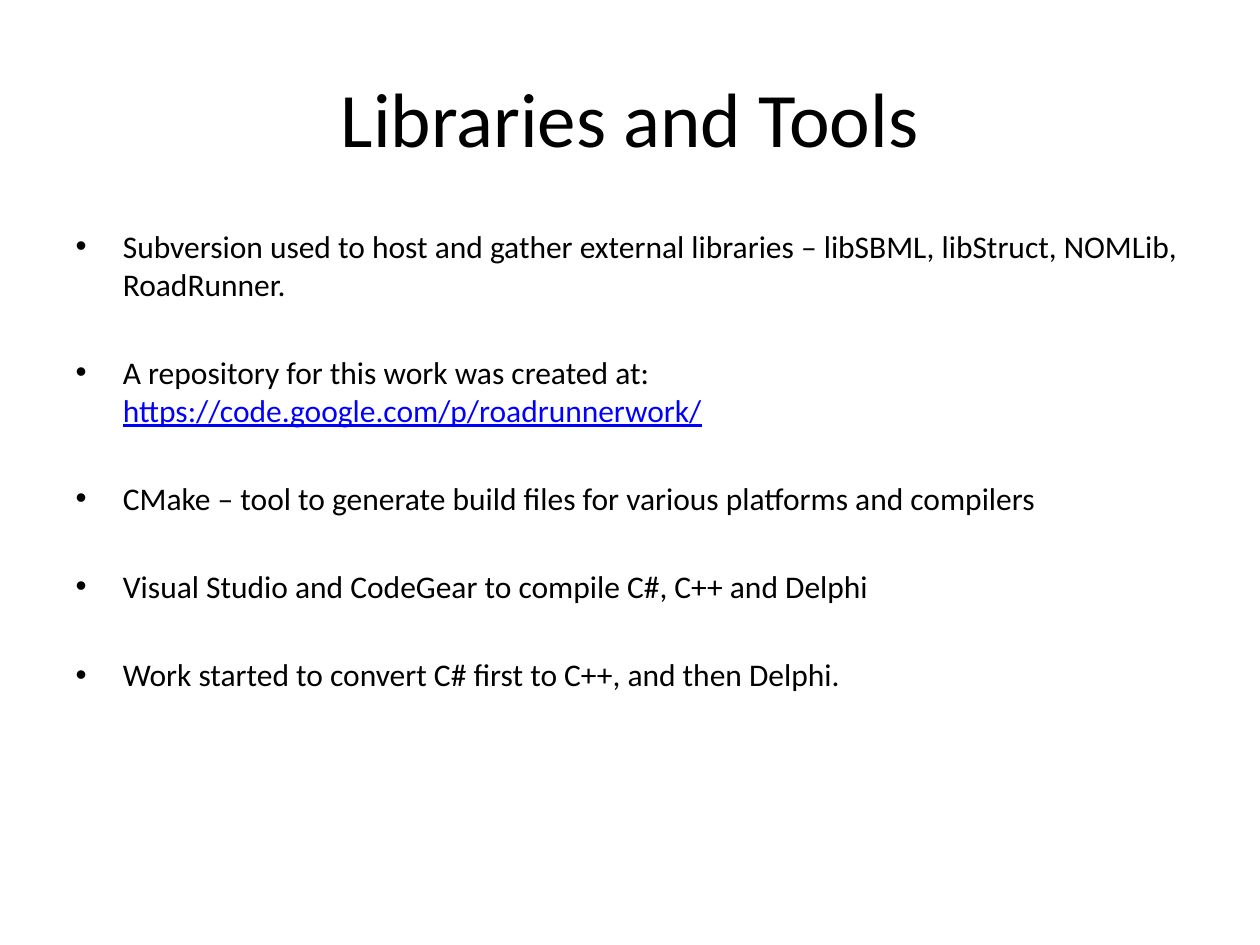
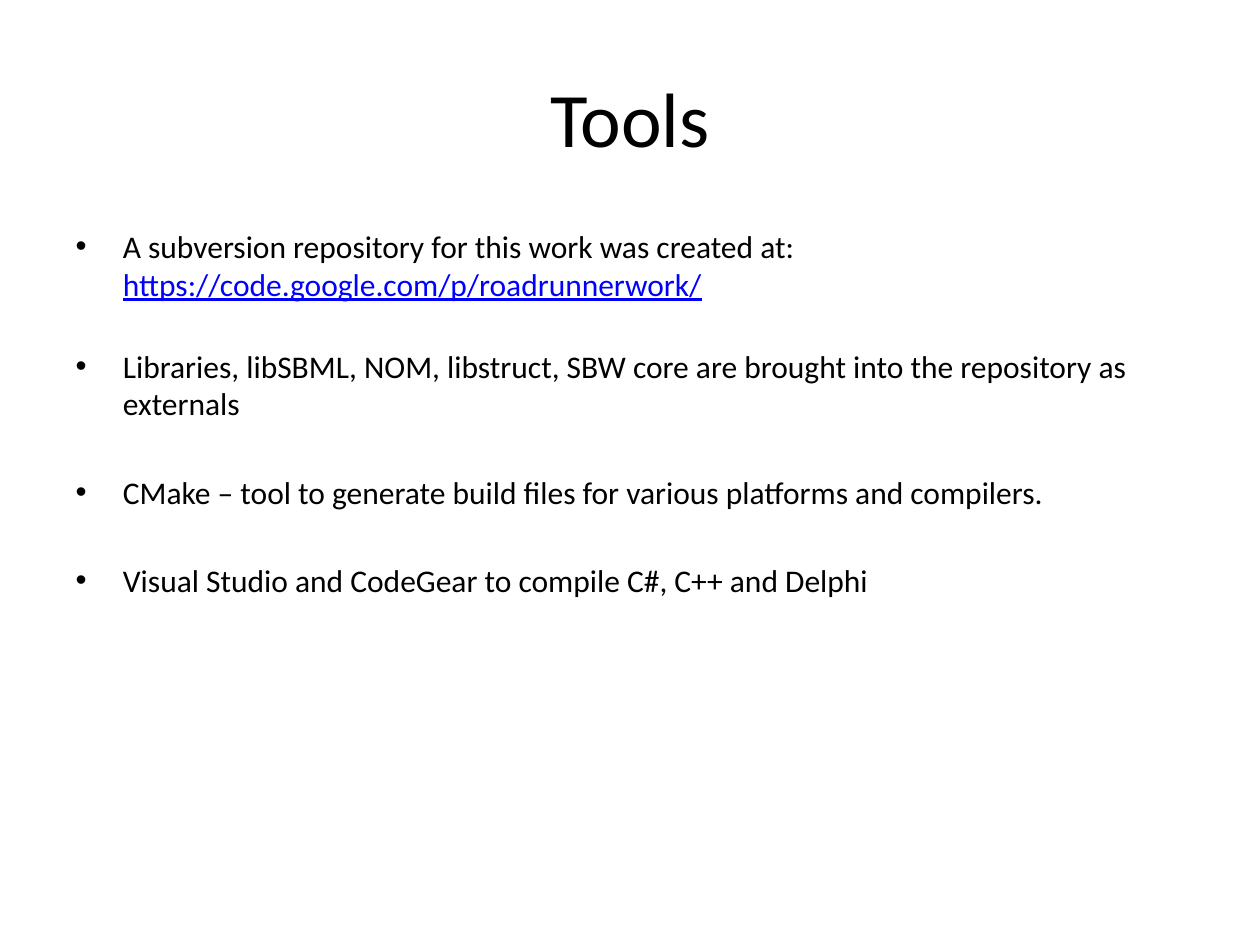
Before and after one commit to gregmedlock/roadrunnerwork, a slide deck: slide 5 of trunk/Docs/RoadRunnerPPT.pptx. Drawn at 1260x945 pixels with LibreOffice and Linux fonts; fonts in the diff are those of the drawing. Boxes give left, top, right and bottom in pixels: in the first picture for what was removed or moved away, otherwise in the second. Text is boxed around its words. In the diff, an @@ line names an element or a change of style, - is before the commit and + after.

Commit message:
Updated slides

```diff
--- a/trunk/Docs/RoadRunnerPPT.pptx
+++ b/trunk/Docs/RoadRunnerPPT.pptx
@@ title at <box>550,93,710,148</box>: text changed @@
-Libraries and Tools
+Tools
@@ text at <box>123,236,1126,510</box>: text changed @@
-• Subversion used to host and gather external libraries – libSBML, libStruct, NOMLib, RoadRunner.
-• A repository for this work was created at: https://code.google.com/p/roadrunnerwork/
-• CMake – tool to generate build files for various platforms and compilers
+• A subversion repository for this work was created at: https://code.google.com/p/roadrunnerwork/
+• Libraries, libSBML, NOM, libstruct, SBW core are brought into the repository as externals
+• CMake – tool to generate build files for various platforms and compilers.
@@ text at <box>123,664,839,691</box>: paragraph removed @@
-• Work started to convert C# first to C++, and then Delphi.
```
Also in this commit, not shown: 3 other slides changed, 2 slides added, 2 slides removed, 1 other file.
